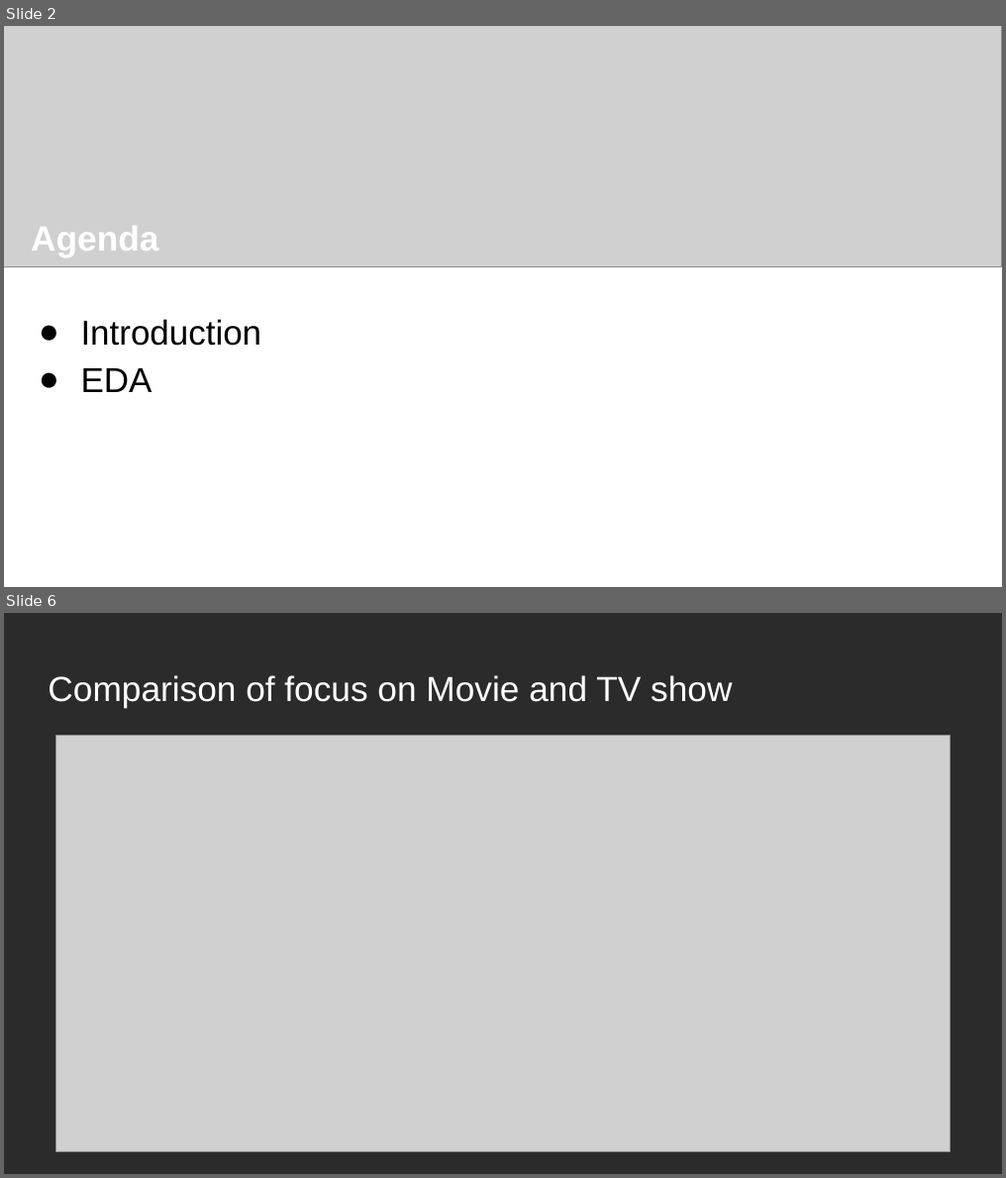
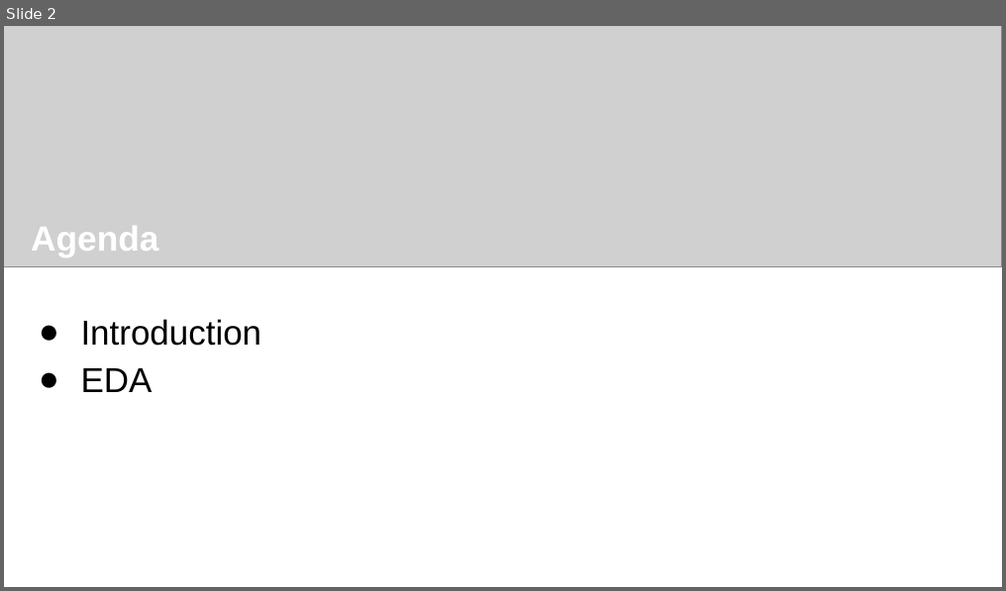
Before and after one commit to Yunling-G/Mid-Project, a slide deck: slides/mid-project.pptx. Shown one above the other, each under a label of ours: slides 2 and 6 before the commit, slide 2 after it; the slides between them are not shown. The pictures are 1006x1178 and 1006x591 pixels, drawn with LibreOffice and Linux fonts; fonts in the diff are those of the drawing; grey boxes stand for pictures; background and template pictures are left out; a plain dark background stands for a picture behind light text. Boxes give left, top, right and bottom in pixels: in the first picture for what was removed or moved away, otherwise in the second. Text is boxed around its words. In the diff, an @@ line names an element or a change of style, - is before the commit and + after.

```diff
--- a/slides/mid-project.pptx
+++ b/slides/mid-project.pptx
@@ slide 6 removed at [4,613,1002,1174], background picture (left out) @@
@@ title removed at [48,675,732,707] @@
-Comparison of focus on Movie and TV show
@@ picture removed at [55,736,950,1153] @@
```
Also in this commit, not shown: 5 slides changed, 3 slides added, 1 other slide removed.
